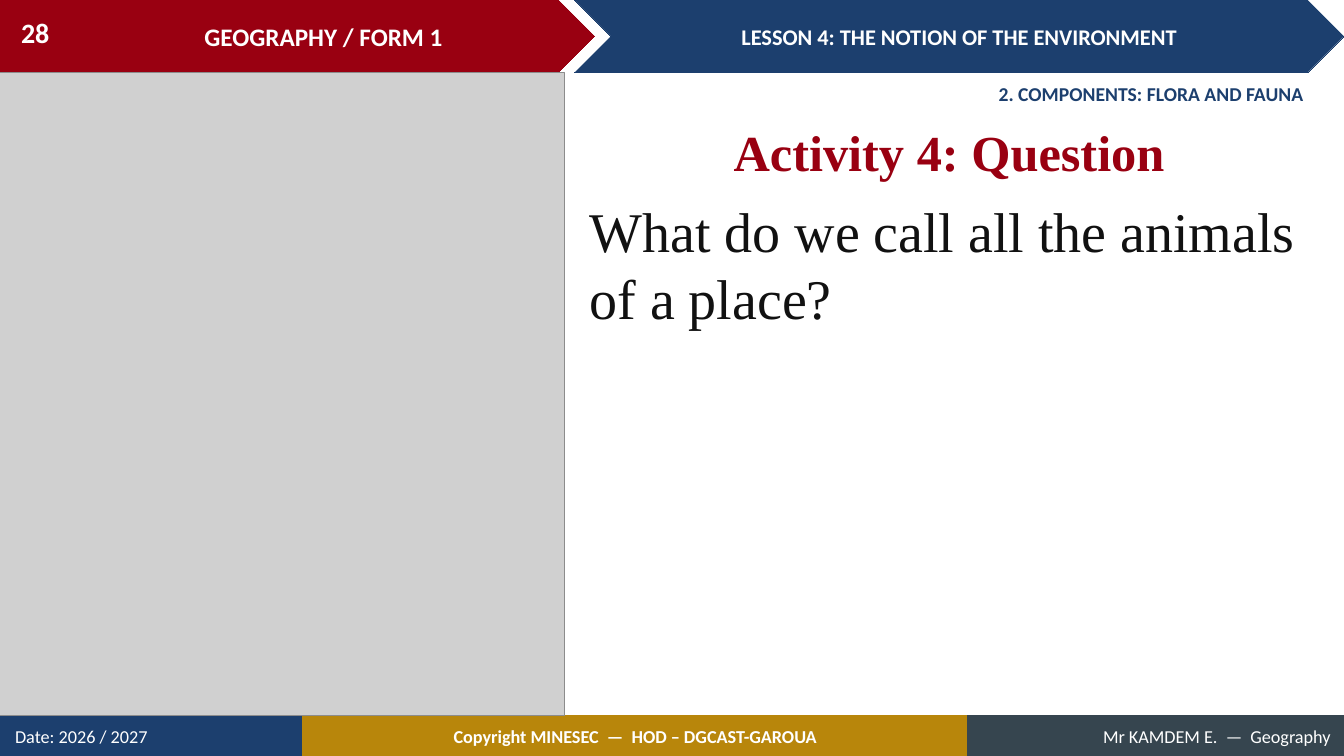
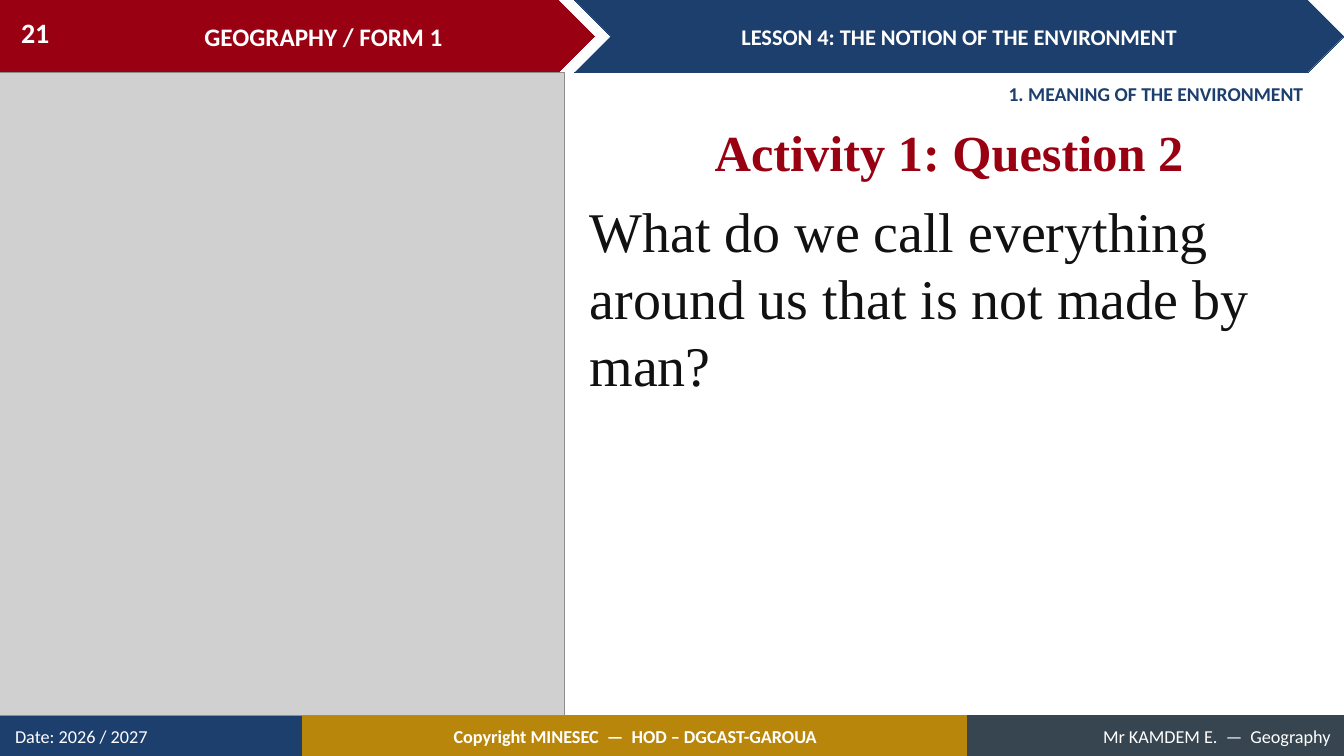
Before and after one commit to Berthautk/linea-github, a slide deck: slide 21 of lecons/F1/07_F1_M2_L04_The_Notion_of_the_Environment.pptx (slide 28 before the commit). Drawn at 1344x756 pixels with LibreOffice and Linux fonts; fonts in the diff are those of the drawing; grey boxes stand for pictures. Boxes give left, top, right and bottom in pixels: in the first picture for what was removed or moved away, otherwise in the second. Text is boxed around its words. In the diff, an @@ line names an element or a change of style, - is before the commit and + after.

```diff
--- a/lecons/F1/07_F1_M2_L04_The_Notion_of_the_Environment.pptx
+++ b/lecons/F1/07_F1_M2_L04_The_Notion_of_the_Environment.pptx
@@ page number at [21,24,49,43]: text changed @@
-28
+21
@@ text at [1009,88,1303,101]: text changed @@
-2. COMPONENTS: FLORA AND FAUNA
+1. MEANING OF THE ENVIRONMENT
@@ text at [715,136,1183,181]: text changed @@
-Activity 4: Question
+Activity 1: Question 2
@@ text at [590,213,1248,387]: text changed @@
-What do we call all the animals of a place?
+What do we call everything around us that is not made by man?
```
Also in this commit, not shown: 26 other slides changed, 12 slides added, 9 slides removed, 8 other files.
